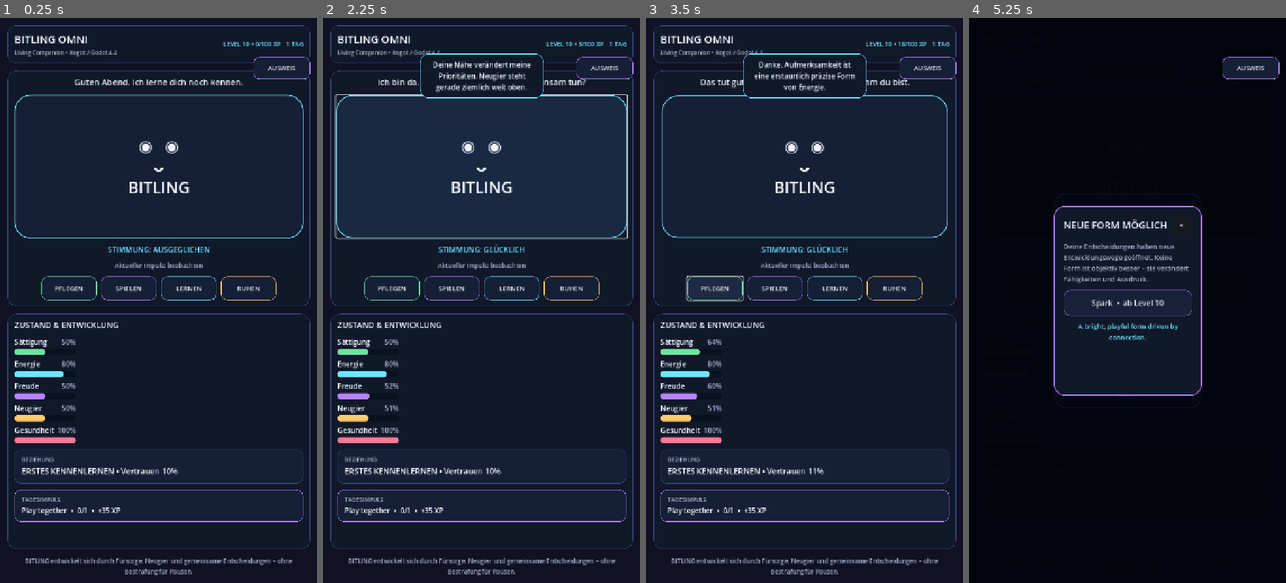
Above: before the commit, frames 1-4 (left to right).
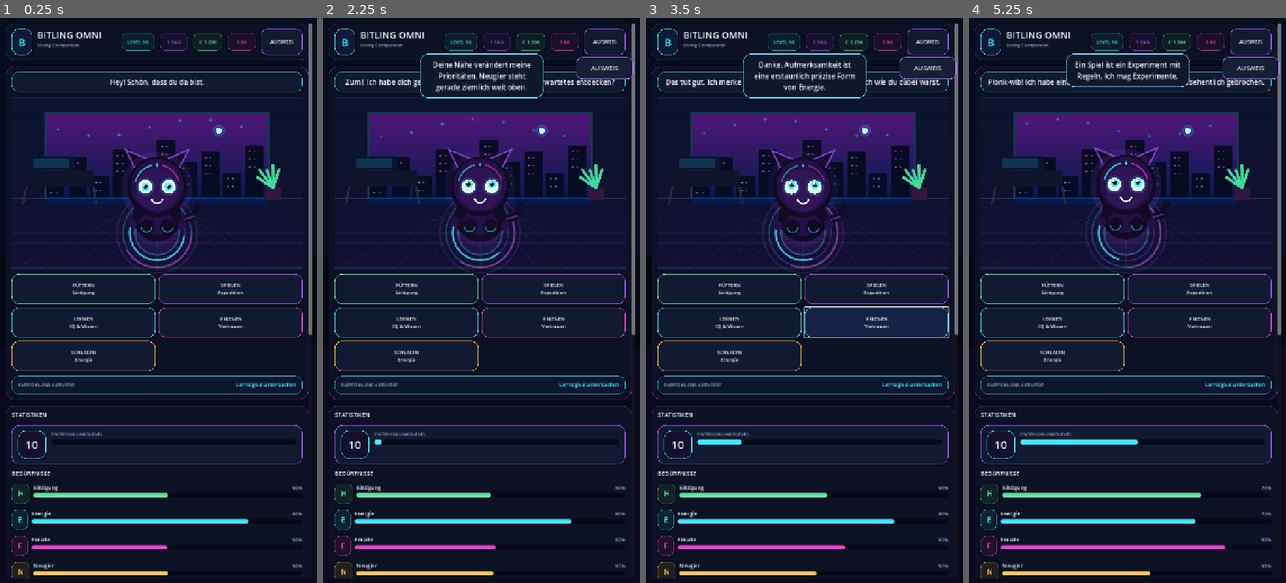
Above: after the commit, the same moments.

Repository: Cyberpunk2088/Bitling
Game: Godot game, scene res://main.tscn
Same seed, same stepped clock (60 frames per second), same inputs: the game is played once before the commit and once after it.
Inputs (mouse positions are in pixels of both pictures, inside the frame that each line leads up to):
- Up to frame 1 (0.25 s): no input
- Up to frame 2 (2.25 s): click "AUSWEIS" at 0.5 s; click "×" at 1.25 s; click (481, 164) at 2 s, where only the run before the commit has a clickable "◉ ◉ ᴗ BITLING"
- Up to frame 3 (3.5 s): click "PFLEGEN" (after the commit: "PFLEGEN Vertrauen") at 2.75 s
- Up to frame 4 (5.25 s): click (1051, 289) at 3.5 s, where only the run after the commit has a clickable "FÜTTERN Sättigung"; click "SPIELEN" (after the commit: "SPIELEN Expedition") at 4.25 s; click "×" at 5 s

The runs differ from the first frame. In frame 1, 23% of the frame differs, in the area x 1-99%, y 1-100%; in frame 2, 24%; in frame 3, 25%; in frame 4, 50%.

Commit message:
Switch main scene to ultimate dashboard

Diff:
--- a/main.tscn
+++ b/main.tscn
@@ -1,6 +1,6 @@
 [gd_scene load_steps=2 format=3]
 
-[ext_resource type="Script" path="res://Bitling_Core.gd" id="1_u5x3v"]
+[ext_resource type="Script" path="res://scripts/ui/ultimate_dashboard.gd" id="1_dashboard"]
 
 [node name="Main" type="Node"]
-script = ExtResource("1_u5x3v")
+script = ExtResource("1_dashboard")
